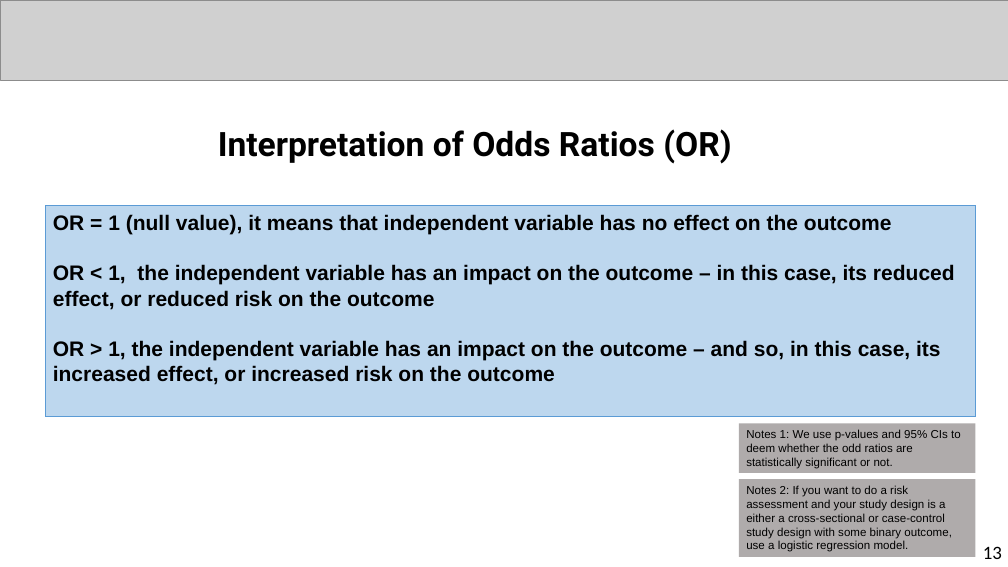
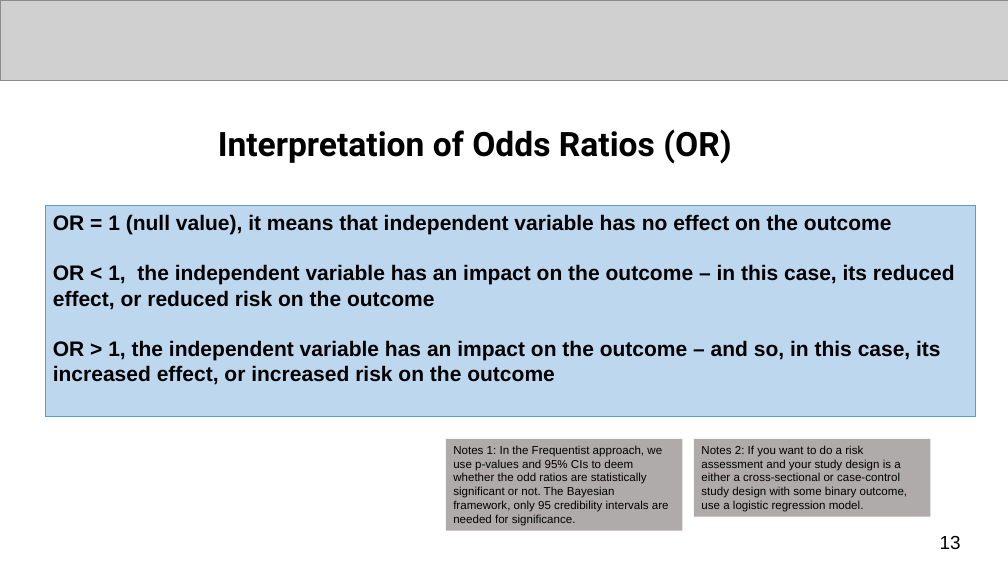
Before and after one commit to UCLPG-MSC-SGDS/GEOG0125, a slide deck: slide 13 of Lecture_notes_ppt/GEOG0125 Week 2 Lecture - Bayesian GLMs.pptx. Drawn at 1008x567 pixels with LibreOffice and Linux fonts; fonts in the diff are those of the drawing; grey boxes stand for pictures. Boxes give left, top, right and bottom in pixels: in the first picture for what was removed or moved away, otherwise in the second. Text is boxed around its words. In the diff, an @@ line names an element or a change of style, - is before the commit and + after.

```diff
--- a/Lecture_notes_ppt/GEOG0125 Week 2 Lecture - Bayesian GLMs.pptx
+++ b/Lecture_notes_ppt/GEOG0125 Week 2 Lecture - Bayesian GLMs.pptx
@@ rectangle "Notes 1: In the Frequentist ...": place and size @@
-rectangle "Notes 1: In the Frequentist ..." at (739, 423, 975, 473)
+rectangle "Notes 1: In the Frequentist ..." at (446, 439, 683, 531)
@@ text in rectangle at (453, 445, 669, 526): text changed @@
-Notes 1: We use p-values and 95% CIs to deem whether the odd ratios are statistically significant or not.
+Notes 1: In the Frequentist approach, we use p-values and 95% CIs to deem whether the odd ratios are statistically significant or not. The Bayesian framework, only 95 credibility intervals are needed for significance.
@@ rectangle "Notes 2: If you want ...": place and size @@
-rectangle "Notes 2: If you want ..." at (739, 479, 975, 557)
+rectangle "Notes 2: If you want ..." at (694, 439, 931, 517)
@@ page number: place and size @@
-page number at (983, 546, 1002, 559)
+page number at (940, 536, 961, 549)
@@ page number at (940, 536, 961, 549): font Calibri to Arial @@
```
Also in this commit, not shown: 18 other slides changed, 3 slides added, 1 other file.
